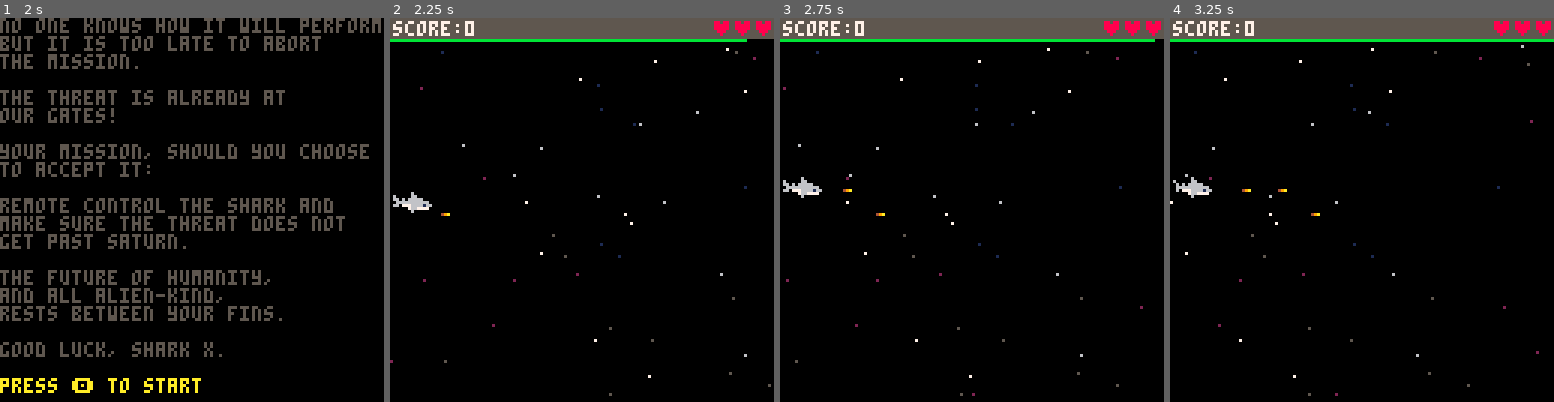
Above: before the commit, frames 1-4 (left to right).
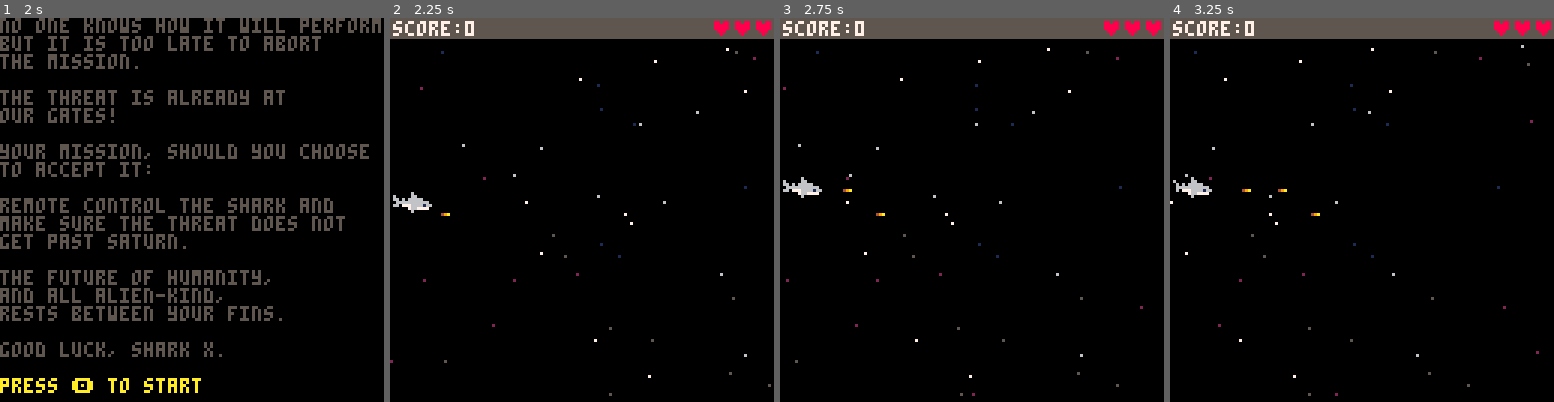
Above: after the commit, the same moments.

Repository: a2/shark-wars
Game: PICO-8 cartridge shark.p8
Two runs of this game, one before a commit and one after it. Both use one fixed random seed, a clock stepped at 60 frames per second and the inputs below.
Inputs:
- Up to frame 1 (2 s): tap X (X key) at 0.33, 1.07, 1.85 s; tap O (Z key) at 0.7, 1.7 s
- Up to frame 2 (2.25 s): tap O (Z key) at 2.1 s; hold Up from 2.15 s (still down)
- Up to frame 3 (2.75 s): release Up at 2.42 s; tap O (Z key) at 2.5 s
- Up to frame 4 (3.25 s): tap O (Z key) at 2.9 s; tap X (X key) at 2.97 s

Frame 1 is identical in both runs. In frame 2, 0.7% of the frame differs, in the area x 0-93%, y 5-7%; in frame 3, 0.8%; in frame 4, 0.8%, in the area x 0-100%, y 5-7%.

Commit message:
Remove the shark's weapon charge

Diff:
--- a/shark.p8
+++ b/shark.p8
@@ -336,12 +336,6 @@
   --score (left)
   print("score:"..mode.score,1,1,7)
   --print("fps:"..stat(7),104,122,7)
-  --print("cs:"..shark:charge_speed(),0,122,7)
-
-  --laser charge bar (top center)
-  local colors={9,10,11}
-  local percent=shark.charge/shark.charge_max
-  line(-1,7,flr(percent*129)-1,7,colors[ceil(percent*#colors)])
 end
 -->8
 --makers
@@ -396,16 +390,10 @@
   return make_game_object("shark",x,y,0,{
     width=16,--32
     height=8,--16
-    charge=10,
-    charge_max=10,
     health=3,
     health_max=3,
     frame=0,
     big=false,
-    charge_speed=function(self)
-      local duration=time()-mode.start
-      return 0.1-0.05*min(1,duration/60)
-    end,
     mouth_position=function(self)
       if self.big then
         return self.x+30,self.y+9
@@ -416,18 +404,16 @@
     update=function(self)
       --shoot on 🅾️
       if btn(4) then
-        if self.charge>0 and self.last_laser==nil then
+        if self.last_laser==nil then
           sfx(1)
 
           local mx,my=self:mouth_position()
           self.last_laser=make_laser(mx,my)
-          self.charge-=1
         end
       else
         self.last_laser=nil
       end
 
-      self.charge=min(self.charge_max,self.charge+self:charge_speed())
       if (btn(2) and self.y>mode.min_y) self.y-=1
       if (btn(3) and self.y+self.height<mode.max_y) self.y+=1
 
